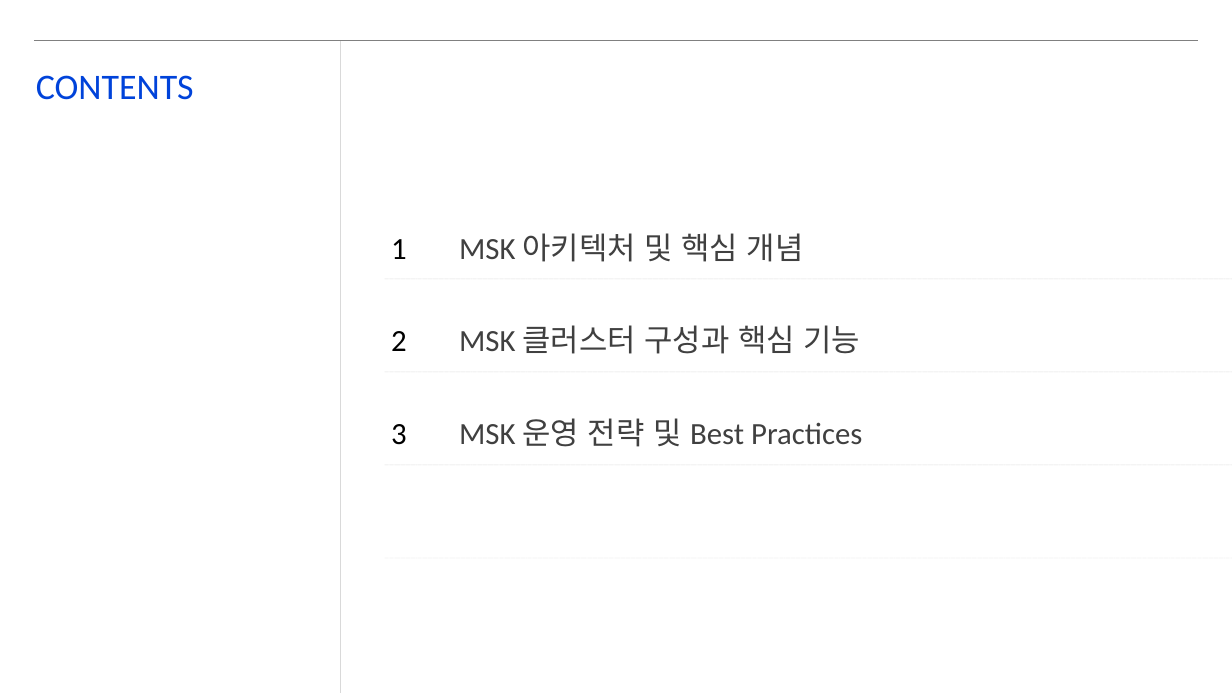
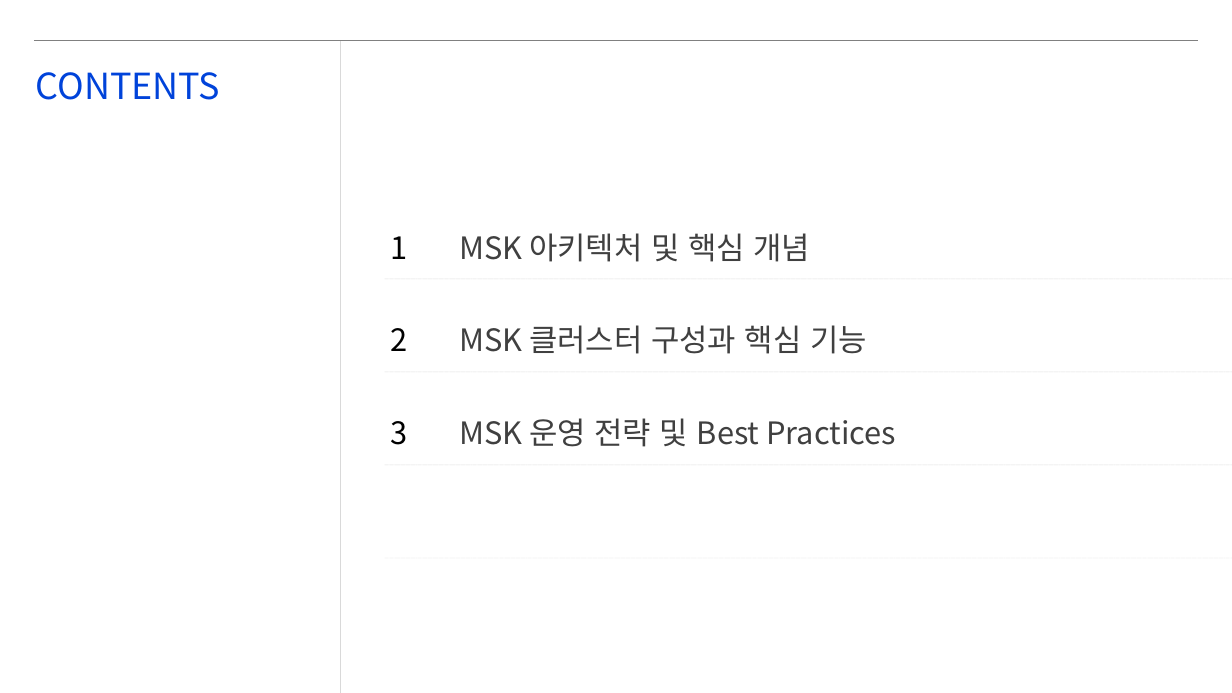
Before and after one commit to lhs6395-hslee/project-steer, a slide deck: slide 2 of results/pptx/AWS_MSK_Expert_Intro.pptx. Drawn at 1232x693 pixels with LibreOffice and Linux fonts; fonts in the diff are those of the drawing; background and template pictures are left out. Boxes give left, top, right and bottom in pixels: in the first picture for what was removed or moved away, otherwise in the second. Text is boxed around its words. In the diff, an @@ line names an element or a change of style, - is before the commit and + after.

```diff
--- a/results/pptx/AWS_MSK_Expert_Intro.pptx
+++ b/results/pptx/AWS_MSK_Expert_Intro.pptx
@@ font Calibri to Noto Sans CJK KR in 3 elements at <box>36,72,220,100</box>, <box>390,236,407,445</box>, <box>459,233,896,447</box> @@
```
Also in this commit, not shown: 7 other slides changed, 3 slides removed, 2 other files.
